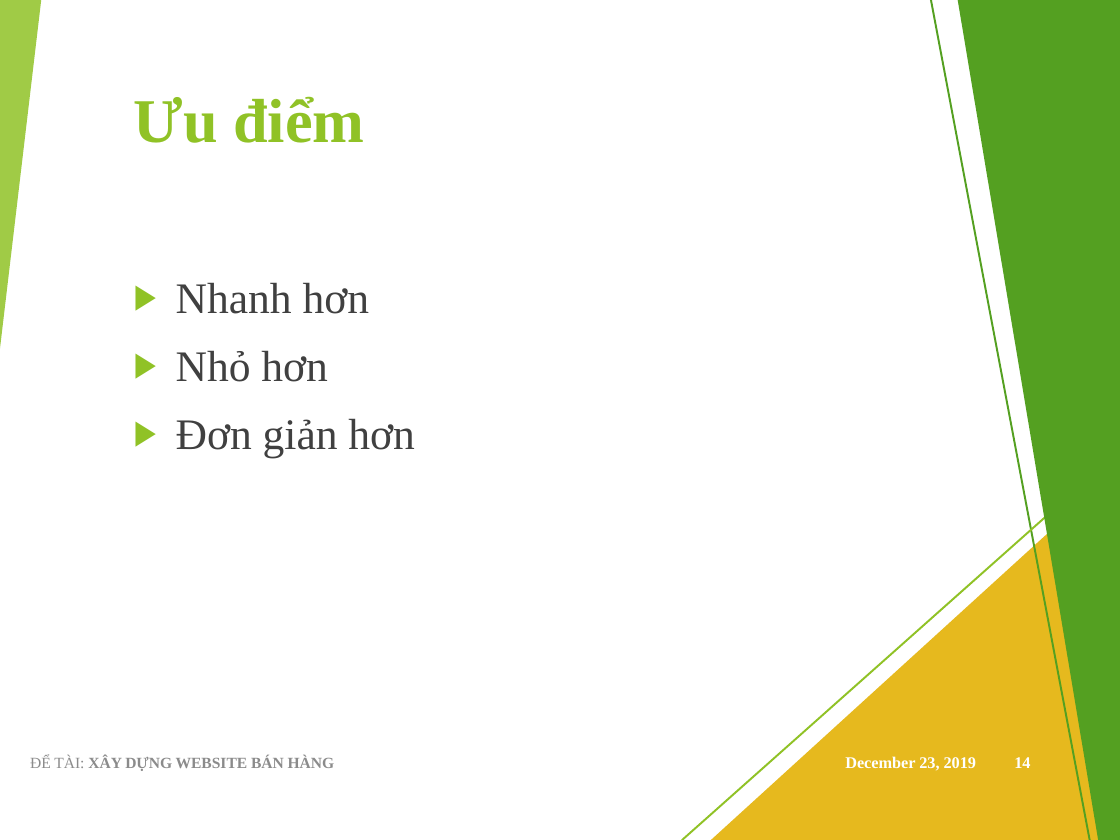
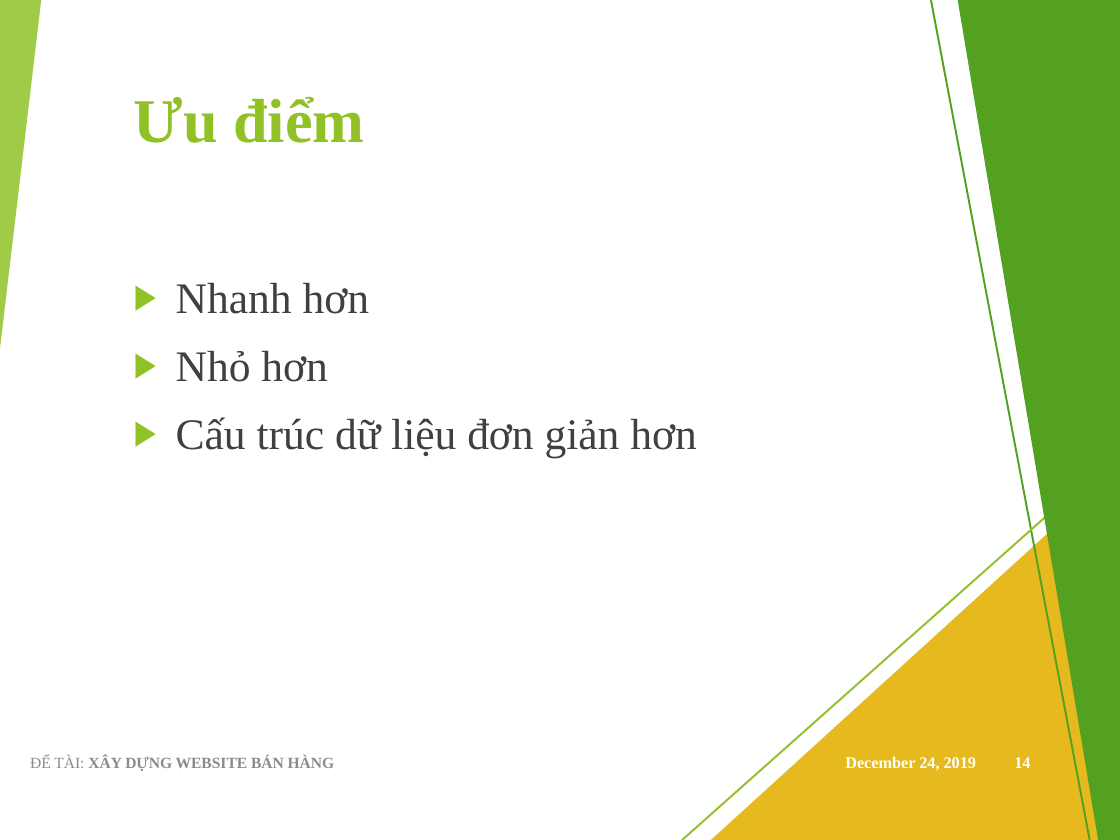
Before and after one commit to viet97/doandocs, a slide deck: slide 14 of DATN_Presentation.pptx. Drawn at 1120x840 pixels with LibreOffice and Linux fonts; fonts in the diff are those of the drawing. Boxes give left, top, right and bottom in pixels: in the first picture for what was removed or moved away, otherwise in the second. Text is boxed around its words. In the diff, an @@ line names an element or a change of style, - is before the commit and + after.

```diff
--- a/DATN_Presentation.pptx
+++ b/DATN_Presentation.pptx
@@ text at (176,417,697,458): text changed @@
-▶ Đơn giản hơn
+▶ Cấu trúc dữ liệu đơn giản hơn
@@ text at (845,756,977,771): text changed @@
-December 23, 2019
+December 24, 2019
```
Also in this commit, not shown: 20 other slides changed.
